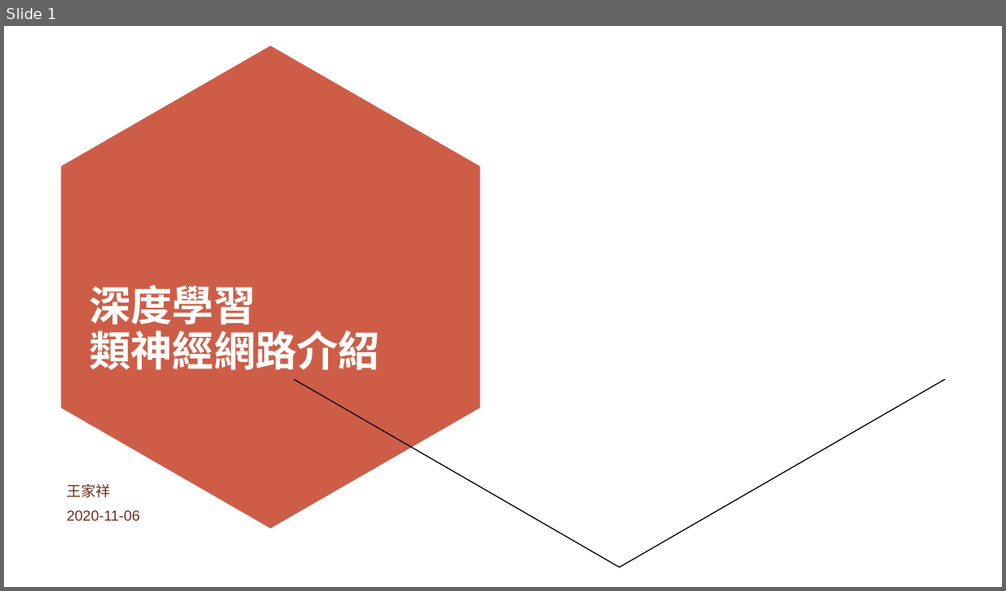
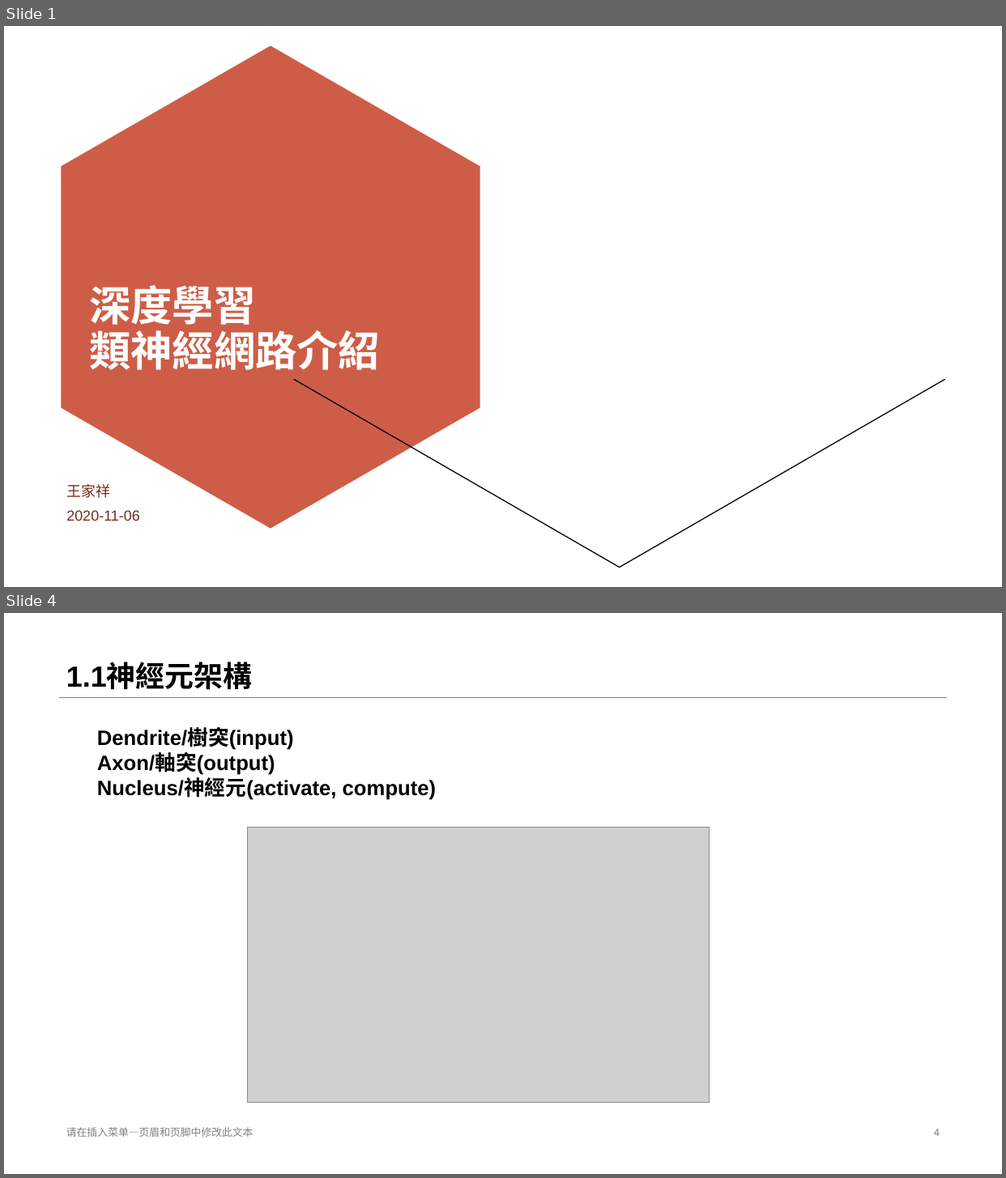
Before and after one commit to stereo720712/2020-11_2021-01_deep_learning_learn_report_record, a slide deck: 11_2_to_11__6_first/1.Deeping_learning_introduce.pptx. Shown one above the other, each under a label of ours: slide 1 before the commit, slides 1 and 4 after it; the slides between them are not shown. The pictures are 1006x591 and 1006x1178 pixels, drawn with LibreOffice and Linux fonts; fonts in the diff are those of the drawing; grey boxes stand for pictures; background and template pictures are left out. Boxes give left, top, right and bottom in pixels: in the first picture for what was removed or moved away, otherwise in the second. Text is boxed around its words. In the diff, an @@ line names an element or a change of style, - is before the commit and + after.

```diff
--- a/11_2_to_11__6_first/1.Deeping_learning_introduce.pptx
+++ b/11_2_to_11__6_first/1.Deeping_learning_introduce.pptx
@@ slide 4 added at [4, 613, 1002, 1174], background #FFFFFF @@
@@ title added at [66, 664, 252, 690], 28 pt, text #000000, bold @@
+1.1神經元架構
@@ line added from (58, 697) to (948, 697), #808080 0.25 pt @@
@@ text added at [97, 728, 437, 800], 20 pt, text #000000, bold @@
+Dendrite/樹突(input)
+Axon/軸突(output)
+Nucleus/神經元(activate, compute)
@@ picture added at [248, 827, 710, 1103] @@
@@ text added at [66, 1127, 253, 1137], 10 pt, text #808080 @@
+请在插入 菜单—页眉和页脚中修改此文本
@@ page number added at [934, 1129, 940, 1136], 10 pt, text #808080 @@
+4
```
Also in this commit, not shown: 5 slides changed, 8 other slides added, 2 slides removed, 1 other file.
